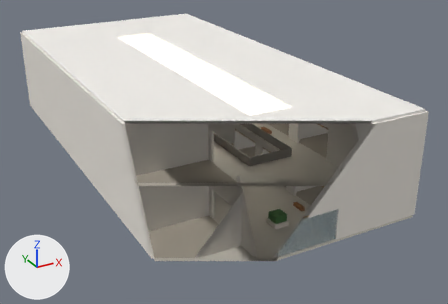
What one commit did to the glTF model client/public/assets/mall/greybox.glb.
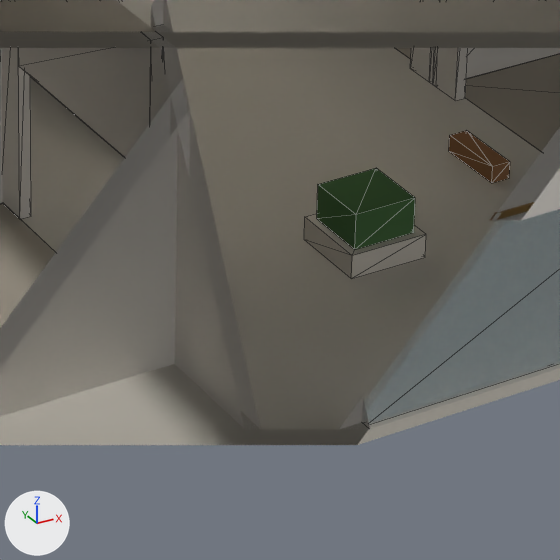
Old and new are each drawn whole from a 50 mm lens placed at (-37.3, -48.5, 38.3), pointed at (4.0, 26.7, 0.7) and again close up on the part from 47% to 70% of the width and 58% to 93% of the height. Arrows for +X, +Y and +Z are at lower left; the lights stay in place. The older version's two pictures come first. The close-ups show mesh edges as thin lines. Everything nearer to the camera than a plane just in front of the edit is cut away. Vertices at exactly the same position are counted once.

Before the edit, the objects in view are built like this:
```python
me_plant = bpy.data.meshes.new('plant')
me_plant.from_pydata(...)  # a box spanning x -0.8..0.8, y 5.2..6.8, z 0.6..1.5; a box spanning x -2.8..-1.2, y 37.2..38.8, z 0.6..1.5
me_plant.materials.append(mat_plant)  # dark green #4d7a45
me_planter = bpy.data.meshes.new('planter')
me_planter.from_pydata(...)  # a box spanning x -1.0..1.0, y 5.0..7.0, z 0.0..0.6; a box spanning x -3.0..-1.0, y 37.0..39.0, z 0.0..0.6
me_planter.materials.append(mat_planter)  # white #e6dfd3
me_shopfloor = bpy.data.meshes.new('shopfloor')
me_shopfloor.from_pydata(...)  # 200 vertices, 300 faces; spans x -16.0..16.0, y 4.2..64.0, z 0.0..7.6
me_shopfloor.materials.append(mat_shopfloor)  # grey #b9b0a1
ob_plant = bpy.data.objects.new('plant', me_plant)
ob_plant.location = (0.0, 0.0, 0.0)
ob_planter = bpy.data.objects.new('planter', me_planter)
ob_planter.location = (0.0, 0.0, 0.0)
ob_shopfloor = bpy.data.objects.new('shopfloor', me_shopfloor)
ob_shopfloor.location = (0.0, 0.0, 0.0)
# also in view: 'glass' at (0.0, -0.1, 2.0); 'wood' at (0.0, 28.0, 4.0); 'wall' at (0.0, 32.0, 6.8); 'floor' at (0.0, 31.9, 3.6)
```
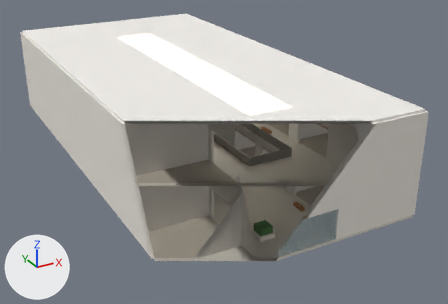
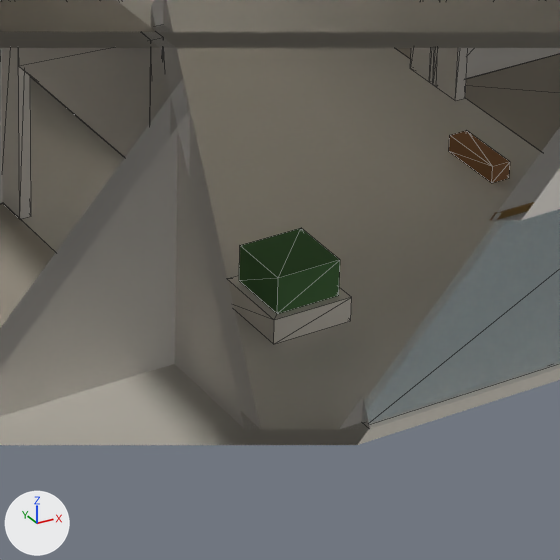
Boxes (x1, y1, x2, y2) around the edits, measured in the close-ups (560 x 560 px):
'plant', reshaped: before (317, 168, 415, 249); after (239, 228, 340, 314)
'planter', reshaped: before (304, 214, 426, 279); after (228, 275, 352, 344)

Diff of the bpy script that builds the scene:
```diff
--- a/client/public/assets/mall/greybox.glb.py
+++ b/client/public/assets/mall/greybox.glb.py
@@ me_planter @@
 # used by ob_planter; location = (0.0, 0.0, 0.0)
-me_planter.from_pydata(...)  # 16 vertices, 24 faces; spans x -3.0..1.0, y 5.0..39.0, z 0.0..0.6
+me_planter.from_pydata(...)  # 16 vertices, 24 faces; spans x -4.0..-1.0, y 3.5..39.0, z 0.0..0.6
+# me_planter part 1: the loose piece of 8 vertices spanning x -1.0..1.0, y 5.0..7.0, z 0.0..0.6 is moved by (-3.0, -1.5, 0.0)
 me_planter.materials.append(mat_planter)
@@ me_plant @@
 # used by ob_plant; location = (0.0, 0.0, 0.0)
-me_plant.from_pydata(...)  # 16 vertices, 24 faces; spans x -2.8..0.8, y 5.2..38.8, z 0.6..1.5
+me_plant.from_pydata(...)  # 16 vertices, 24 faces; spans x -3.8..-1.2, y 3.7..38.8, z 0.6..1.5
+# me_plant part 2: the loose piece of 8 vertices spanning x -0.8..0.8, y 5.2..6.8, z 0.6..1.5 is moved by (-3.0, -1.5, 0.0)
 me_plant.materials.append(mat_plant)
```
